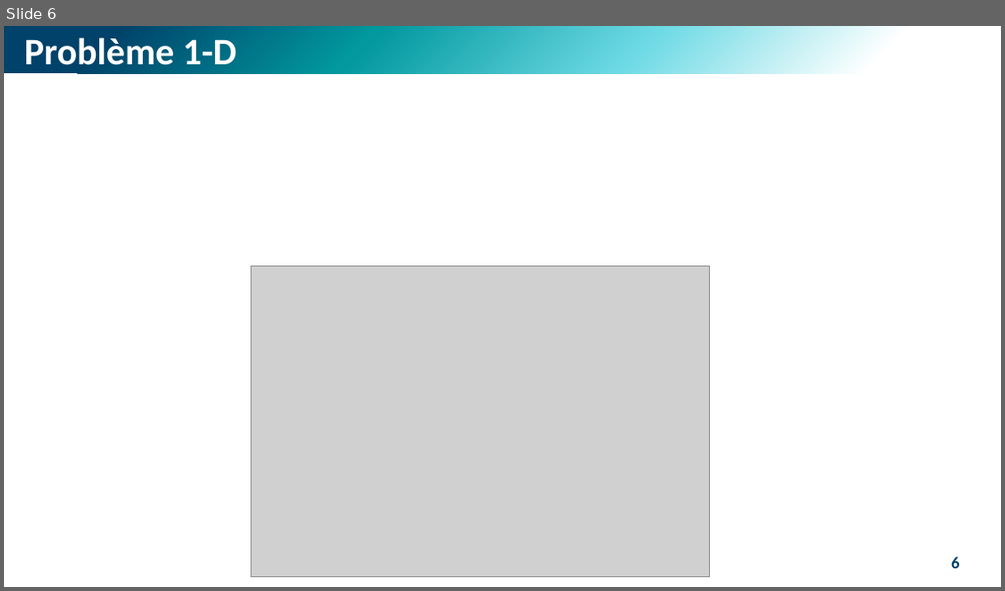
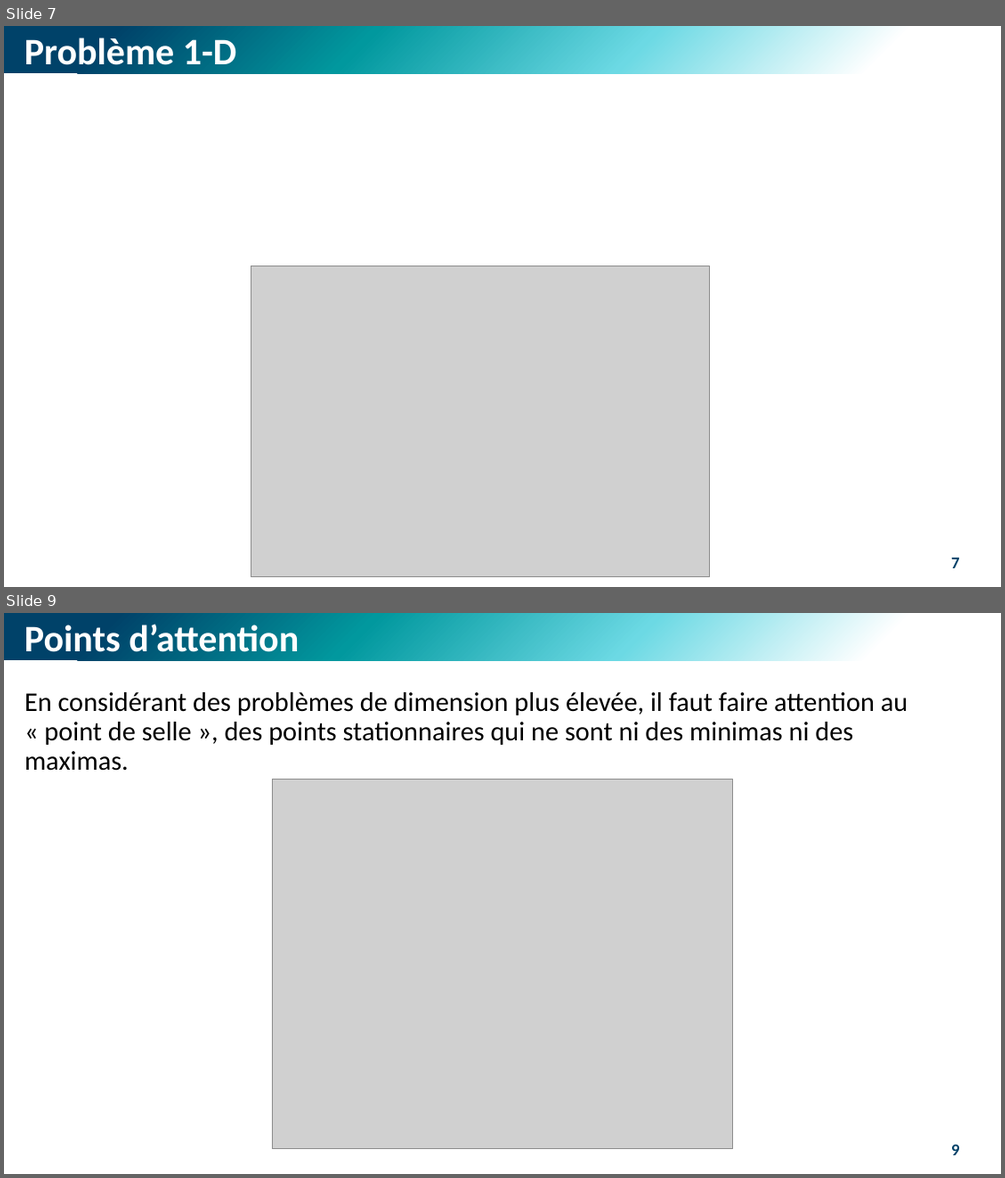
Before and after one commit to M-Berthelin/energy_mod_ISEL_MIX5, a slide deck: slides/2_Opt.pptx. Shown one above the other, each under a label of ours: slide 6 before the commit, slides 7 and 9 after it; the slides between them are not shown. The pictures are 1005x591 and 1005x1178 pixels, drawn with LibreOffice and Linux fonts; fonts in the diff are those of the drawing; grey boxes stand for pictures. Boxes give left, top, right and bottom in pixels: in the first picture for what was removed or moved away, otherwise in the second. Text is boxed around its words. In the diff, an @@ line names an element or a change of style, - is before the commit and + after.

```diff
--- a/slides/2_Opt.pptx
+++ b/slides/2_Opt.pptx
@@ slide 9 added at box(4, 613, 1001, 1174), background #FFFFFF @@
@@ rectangle added at box(4, 613, 1001, 661), fill gradient #004269 to #01989E to #6CD9E4 to #FFFFFF @@
@@ text added at box(24, 621, 299, 661), 36 pt, text #FFFFFF, bold @@
+Points d’attention
@@ text added at box(24, 692, 907, 771), 26 pt, text #000000 @@
+En considérant des problèmes de dimension plus élevée, il faut faire attention au « point de selle », des points stationnaires qui ne sont ni des minimas ni des maximas.
@@ picture added at box(272, 779, 733, 1149) @@
@@ page number added at box(951, 1143, 959, 1155), 16 pt, text #004269, bold @@
+9
@@ what was slide 6 is now slide 7 @@
@@ page number at box(951, 557, 959, 568): text changed @@
-6
+7
```
Also in this commit, not shown: 8 slides changed, 5 other slides added, 6 slides removed, 2 other files.
